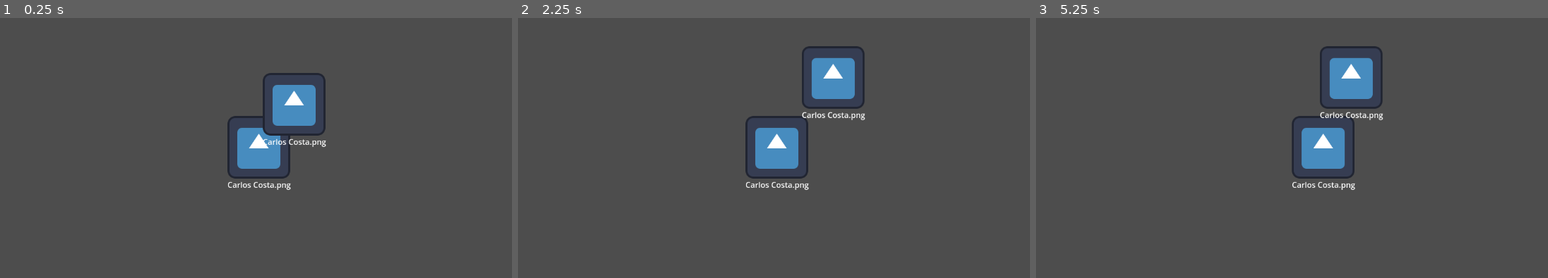
Above: before the commit, frames 1-3 (left to right).
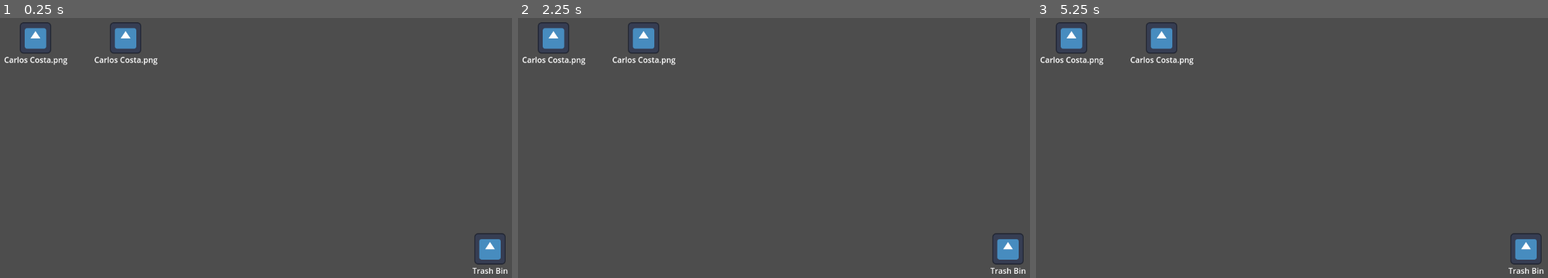
Above: after the commit, the same moments.

Repository: VileOar/ludum-dare-54
Game: Godot game, scene res://scenes/desktop.tscn
The game is run twice, just before and just after one commit, with the same random seed, the same clock (stepped at 60 frames per second) and the same inputs. The engine's default icon, where the game draws it, is replaced by a stand-in: a white triangle on a blue panel in a dark square.
Inputs (mouse positions are in pixels of both pictures, inside the frame that each line leads up to):
- Up to frame 1 (0.25 s): no input
- Up to frame 2 (2.25 s): tap Enter at 0.5, 2 s; move the mouse to (902, 132) at 0.52 s; click (902, 132) at 0.67 s; tap Space at 1.25 s; drag from (666, 163) to (748, 210) at 1.27 s; move the mouse to (835, 77) at 2.02 s; click (835, 77) at 2.17 s
- Up to frame 3 (5.25 s): tap Space at 2.75, 4.25 s; drag from (1266, 210) to (1123, 98) at 2.77 s; tap Enter at 3.5 s; move the mouse to (1466, 194) at 3.52 s; click (1466, 194) at 3.67 s; drag from (1123, 98) to (1210, 67) at 4.27 s; move the mouse to (1322, 148) at 5.02 s; click (1322, 148) at 5.17 s

The runs differ from the first frame. In frame 1, 5.2% of the frame differs, in the area x 0-100%, y 1-99%; in frame 2, 5.4%; in frame 3, 5.4%.

Commit message:
File tree order + trashbin

Diff:
--- a/project.godot
+++ b/project.godot
@@ -14,3 +14,7 @@
 run/main_scene="res://scenes/desktop.tscn"
 config/features=PackedStringArray("4.1", "Forward Plus")
 config/icon="res://icon.svg"
+
+[autoload]
+
+SignalManager="*res://scripts/signal_manager.gd"
--- a/scenes/desktop.tscn
+++ b/scenes/desktop.tscn
@@ -1,12 +1,17 @@
-[gd_scene load_steps=2 format=3 uid="uid://crlkuni2202pw"]
+[gd_scene load_steps=3 format=3 uid="uid://crlkuni2202pw"]
 
-[ext_resource type="PackedScene" uid="uid://ynjx6uerook2" path="res://scenes/draggable_object.tscn" id="1_lc0sx"]
+[ext_resource type="PackedScene" uid="uid://dv0gqt42k76sy" path="res://scenes/files/draggable_file.tscn" id="1_nnh13"]
+[ext_resource type="PackedScene" uid="uid://borhx2rspskdv" path="res://scenes/files/trash_bin.tscn" id="2_n3o80"]
 
 [node name="Desktop" type="Node2D"]
 
 [node name="Camera2D" type="Camera2D" parent="."]
 
-[node name="DraggableObject" parent="." instance=ExtResource("1_lc0sx")]
+[node name="DraggableFile" parent="." instance=ExtResource("1_nnh13")]
+position = Vector2(-456, -224)
 
-[node name="DraggableObject2" parent="." instance=ExtResource("1_lc0sx")]
-position = Vector2(72, -88)
+[node name="DraggableFile2" parent="." instance=ExtResource("1_nnh13")]
+position = Vector2(-272, -224)
+
+[node name="TrashBin" parent="." instance=ExtResource("2_n3o80")]
+position = Vector2(472, 208)
--- a/scenes/draggable_object.tscn
+++ /dev/null
@@ -1,28 +0,0 @@
-[gd_scene load_steps=3 format=3 uid="uid://ynjx6uerook2"]
-
-[ext_resource type="Texture2D" uid="uid://7s0b2duww7m6" path="res://icon.svg" id="1_2gyty"]
-[ext_resource type="Script" path="res://scripts/draggable_object.gd" id="1_rvlpo"]
-
-[node name="DraggableObject" type="Node2D"]
-script = ExtResource("1_rvlpo")
-
-[node name="Sprite2D" type="Sprite2D" parent="."]
-texture = ExtResource("1_2gyty")
-
-[node name="ColorRect" type="ColorRect" parent="."]
-offset_left = -64.0
-offset_top = -64.0
-offset_right = 64.0
-offset_bottom = 64.0
-color = Color(1, 1, 1, 0)
-
-[node name="Label" type="Label" parent="."]
-offset_left = -64.0
-offset_top = 64.0
-offset_right = 66.0
-offset_bottom = 90.0
-text = "Carlos Costa.png"
-horizontal_alignment = 1
-vertical_alignment = 1
-
-[connection signal="gui_input" from="ColorRect" to="." method="_on_color_rect_gui_input"]
--- /dev/null
+++ b/scenes/files/draggable_file.tscn
@@ -0,0 +1,29 @@
+[gd_scene load_steps=3 format=3 uid="uid://dv0gqt42k76sy"]
+
+[ext_resource type="Script" path="res://scripts/draggable_file.gd" id="1_6b7ij"]
+[ext_resource type="Texture2D" uid="uid://7s0b2duww7m6" path="res://icon.svg" id="2_1ykcq"]
+
+[node name="DraggableFile" type="Node2D"]
+script = ExtResource("1_6b7ij")
+
+[node name="Sprite2D" type="Sprite2D" parent="."]
+scale = Vector2(0.5, 0.5)
+texture = ExtResource("2_1ykcq")
+
+[node name="ColorRect" type="ColorRect" parent="."]
+offset_left = -32.0
+offset_top = -32.0
+offset_right = 32.0
+offset_bottom = 32.0
+color = Color(1, 1, 1, 0)
+
+[node name="Label" type="Label" parent="."]
+offset_left = -64.0
+offset_top = 32.0
+offset_right = 66.0
+offset_bottom = 58.0
+text = "Carlos Costa.png"
+horizontal_alignment = 1
+vertical_alignment = 1
+
+[connection signal="gui_input" from="ColorRect" to="." method="_on_color_rect_gui_input"]
--- /dev/null
+++ b/scenes/files/trash_bin.tscn
@@ -0,0 +1,10 @@
+[gd_scene load_steps=3 format=3 uid="uid://borhx2rspskdv"]
+
+[ext_resource type="PackedScene" uid="uid://dv0gqt42k76sy" path="res://scenes/files/draggable_file.tscn" id="1_e3kgo"]
+[ext_resource type="Script" path="res://scripts/trash_bin.gd" id="2_u3sap"]
+
+[node name="TrashBin" instance=ExtResource("1_e3kgo")]
+script = ExtResource("2_u3sap")
+
+[node name="Label" parent="." index="2"]
+text = "Trash Bin"
--- a/scripts/draggable_object.gd
+++ b/scripts/draggable_file.gd
@@ -1,4 +1,6 @@
 extends Node2D
+
+class_name DraggableFile
 
 var lifted := false
 
@@ -19,6 +21,10 @@
 			MOUSE_BUTTON_LEFT:
 				if event.pressed:
 					lifted = true
+					# Put file on "top" of parent children
+					var parent = get_parent()
+					get_parent().move_child(self, -1)
 				else:
 					lifted = false
+					SignalManager.release_file.emit(self)
 			# RIGHT CLICK HANDLER GOES HERE
--- /dev/null
+++ b/scripts/signal_manager.gd
@@ -0,0 +1,3 @@
+extends Node
+
+signal release_file(file)
--- /dev/null
+++ b/scripts/trash_bin.gd
@@ -0,0 +1,10 @@
+extends DraggableFile
+
+
+# Called when the node enters the scene tree for the first time.
+func _ready():
+	SignalManager.release_file.connect(remove_file)
+
+func remove_file(file : Node2D):
+	if file.name == "TrashBin": return
+	file.queue_free()
